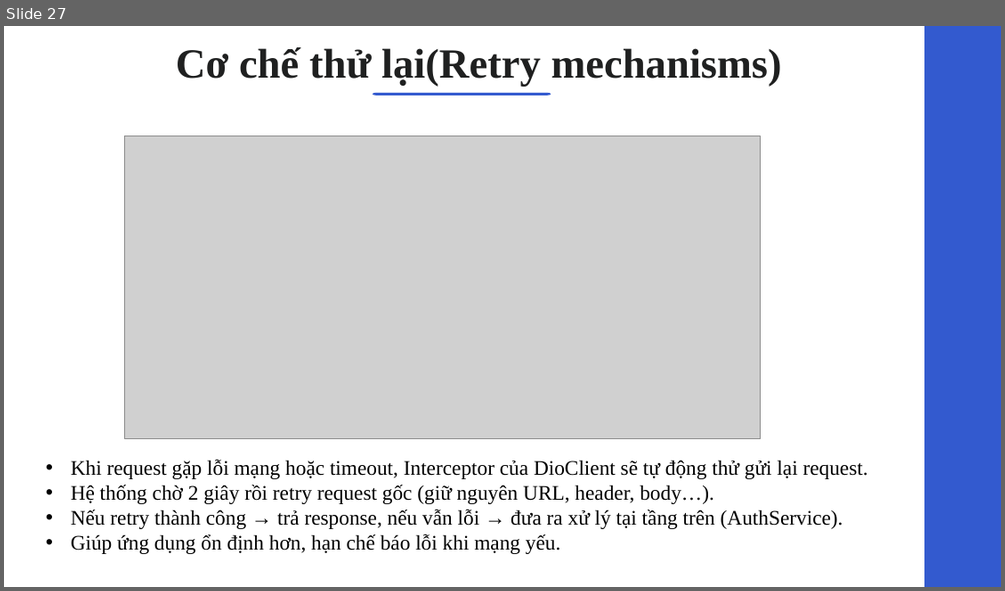
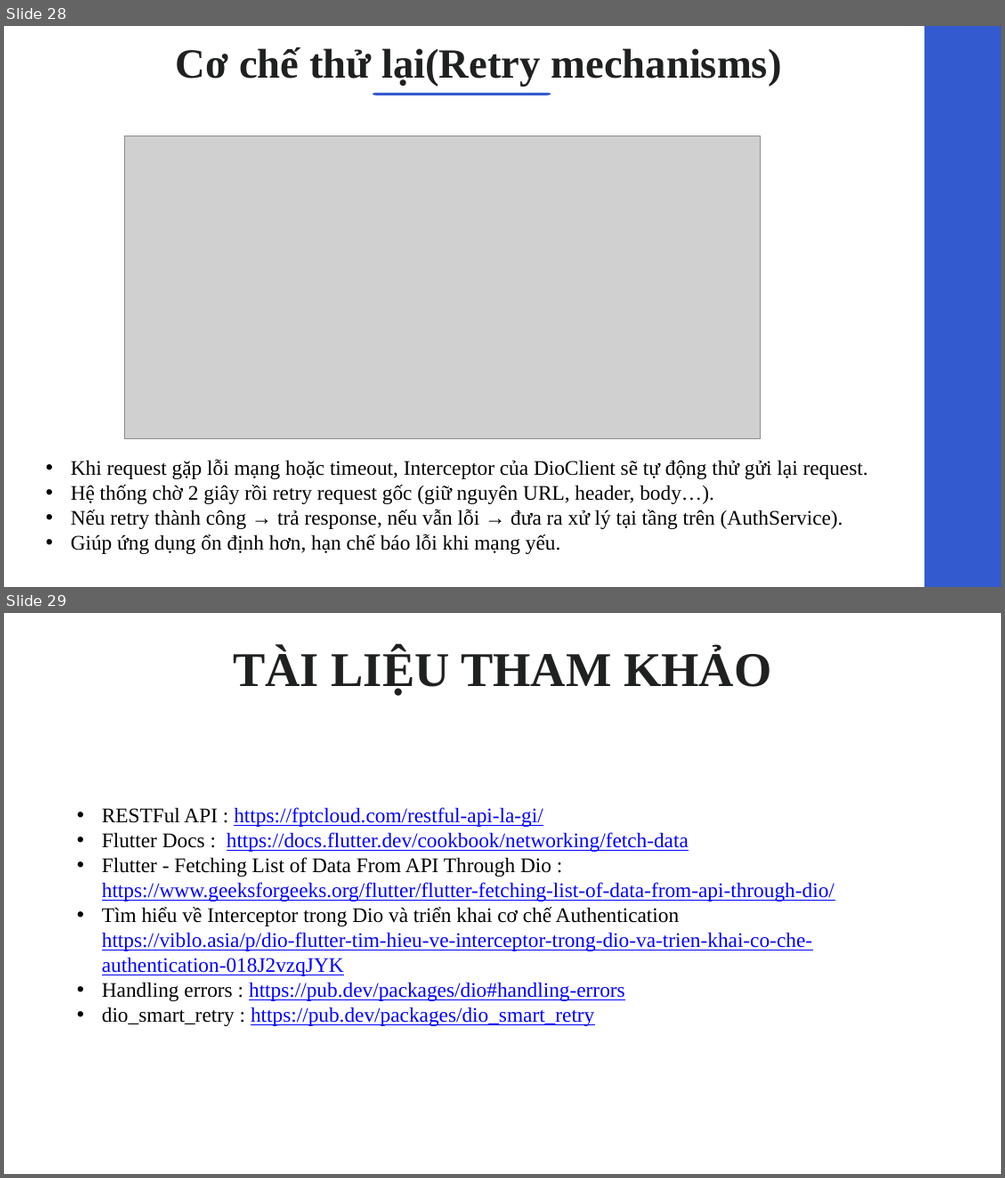
Before and after one commit to tiendat22ktmt2/baocaochude9, a slide deck: BaoCaovaSlide/baocaochude9_slide.pptx. Shown one above the other, each under a label of ours: slide 27 before the commit, slides 28 and 29 after it. The pictures are 1005x591 and 1005x1178 pixels, drawn with LibreOffice and Linux fonts; fonts in the diff are those of the drawing; grey boxes stand for pictures; background and template pictures are left out. Boxes give left, top, right and bottom in pixels: in the first picture for what was removed or moved away, otherwise in the second. Text is boxed around its words. In the diff, an @@ line names an element or a change of style, - is before the commit and + after.

```diff
--- a/BaoCaovaSlide/baocaochude9_slide.pptx
+++ b/BaoCaovaSlide/baocaochude9_slide.pptx
@@ slide 29 added at (4,613,1001,1174), background #FFFFFF @@
@@ text added at (233,649,771,695), 70 pt, text #1F2020, bold @@
+TÀI LIỆU THAM KHẢO
@@ text added at (102,807,834,1026), 30 pt, text #0000FF, underline @@
+• RESTFul API : https://fptcloud.com/restful-api-la-gi/
+• Flutter Docs : https://docs.flutter.dev/cookbook/networking/fetch-data
+• Flutter - Fetching List of Data From API Through Dio :
+https://www.geeksforgeeks.org/flutter/flutter-fetching-list-of-data-from-api-through-dio/
+• Tìm hiểu về Interceptor trong Dio và triển khai cơ chế Authentication
+https://viblo.asia/p/dio-flutter-tim-hieu-ve-interceptor-trong-dio-va-trien-khai-co-che-authentication-018J2vzqJYK
+• Handling errors : https://pub.dev/packages/dio#handling-errors
+• dio_smart_retry : https://pub.dev/packages/dio_smart_retry
@@ what was slide 27 is now slide 28 @@
```
Also in this commit, not shown: 2 slides changed, 2 other slides added, 1 slide removed, 1 other file.
